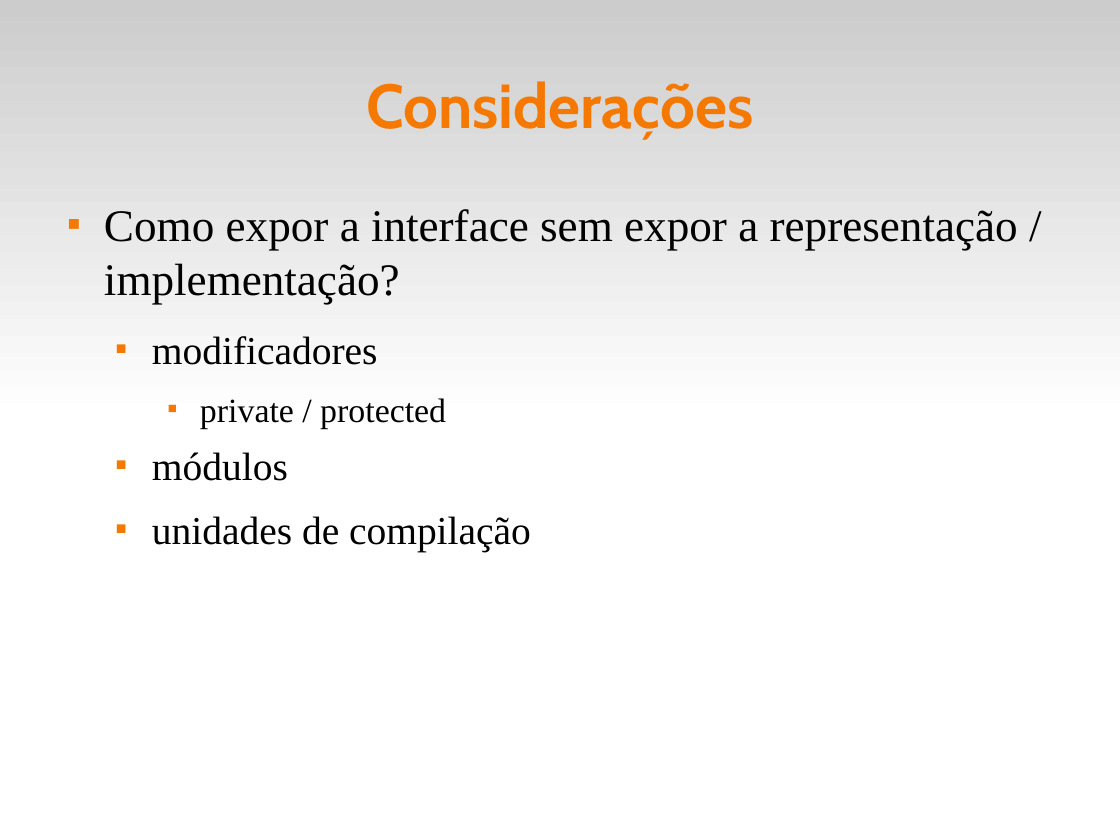
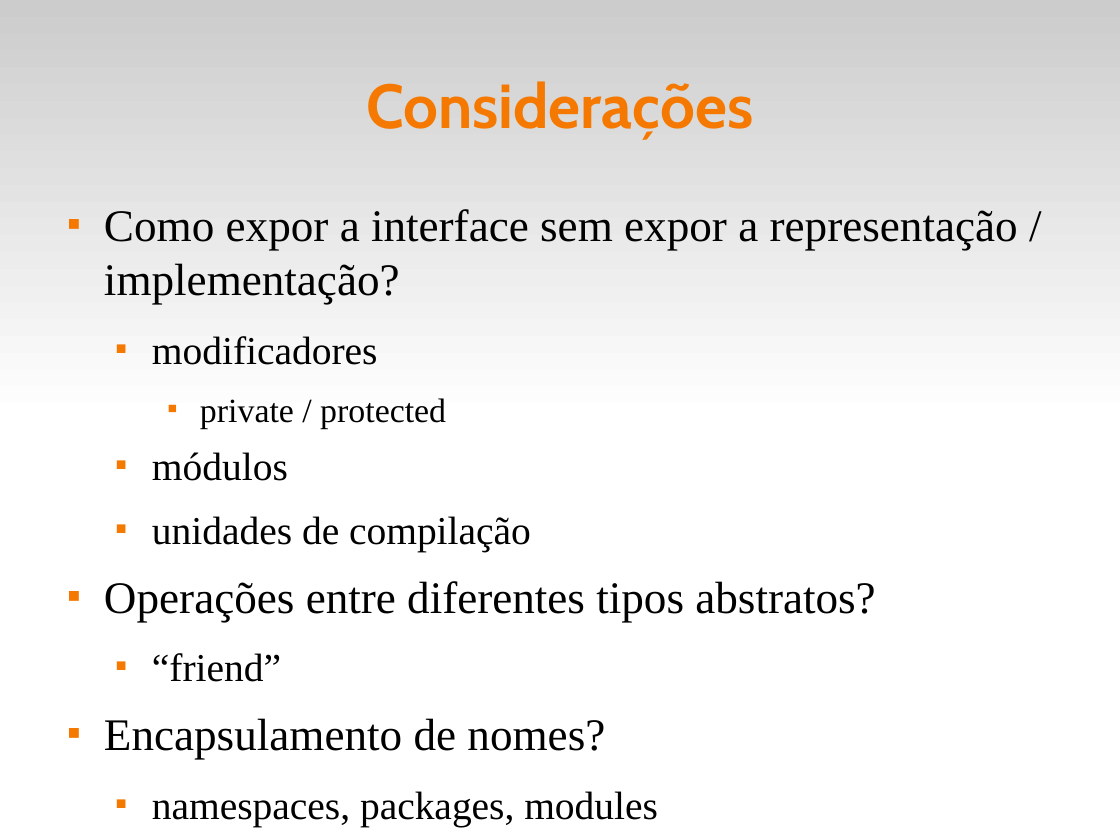
Before and after one commit to fsantanna-uerj/EDL, a slide deck: slide 5 of slides/edl-06-adts.odp. Drawn at 1120x840 pixels with LibreOffice and Linux fonts; fonts in the diff are those of the drawing. Boxes give left, top, right and bottom in pixels: in the first picture for what was removed or moved away, otherwise in the second. Text is boxed around its words. In the diff, an @@ line names an element or a change of style, - is before the commit and + after.

```diff
--- a/slides/edl-06-adts.odp
+++ b/slides/edl-06-adts.odp
@@ text at (104, 581, 875, 827): paragraphs added @@
+■ Operações entre diferentes tipos abstratos?
+  ■ “friend”
+■ Encapsulamento de nomes?
+  ■ namespaces, packages, modules
```
Also in this commit, not shown: 5 slides added, 1 slide removed, 15 other files.
